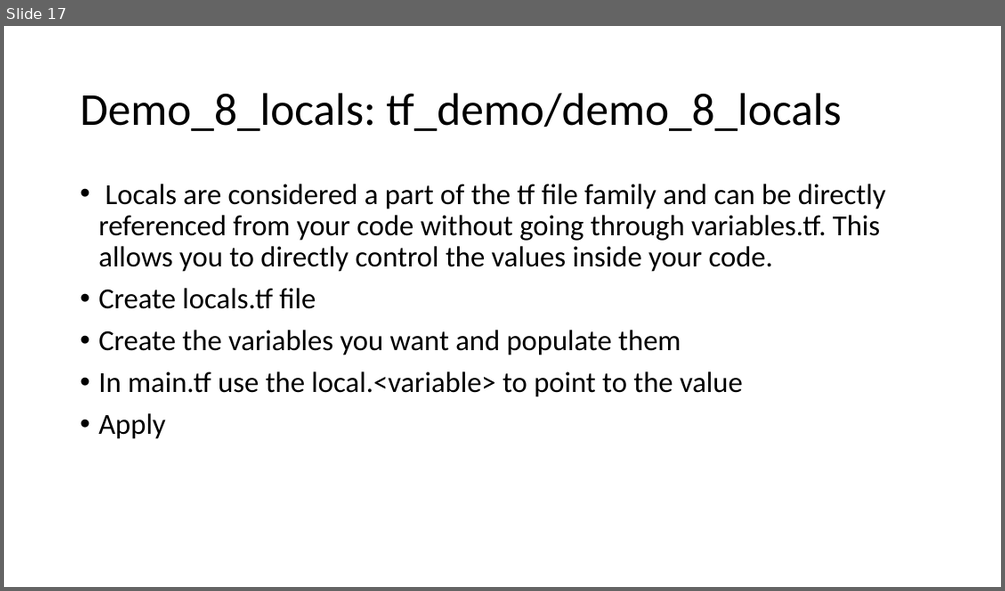
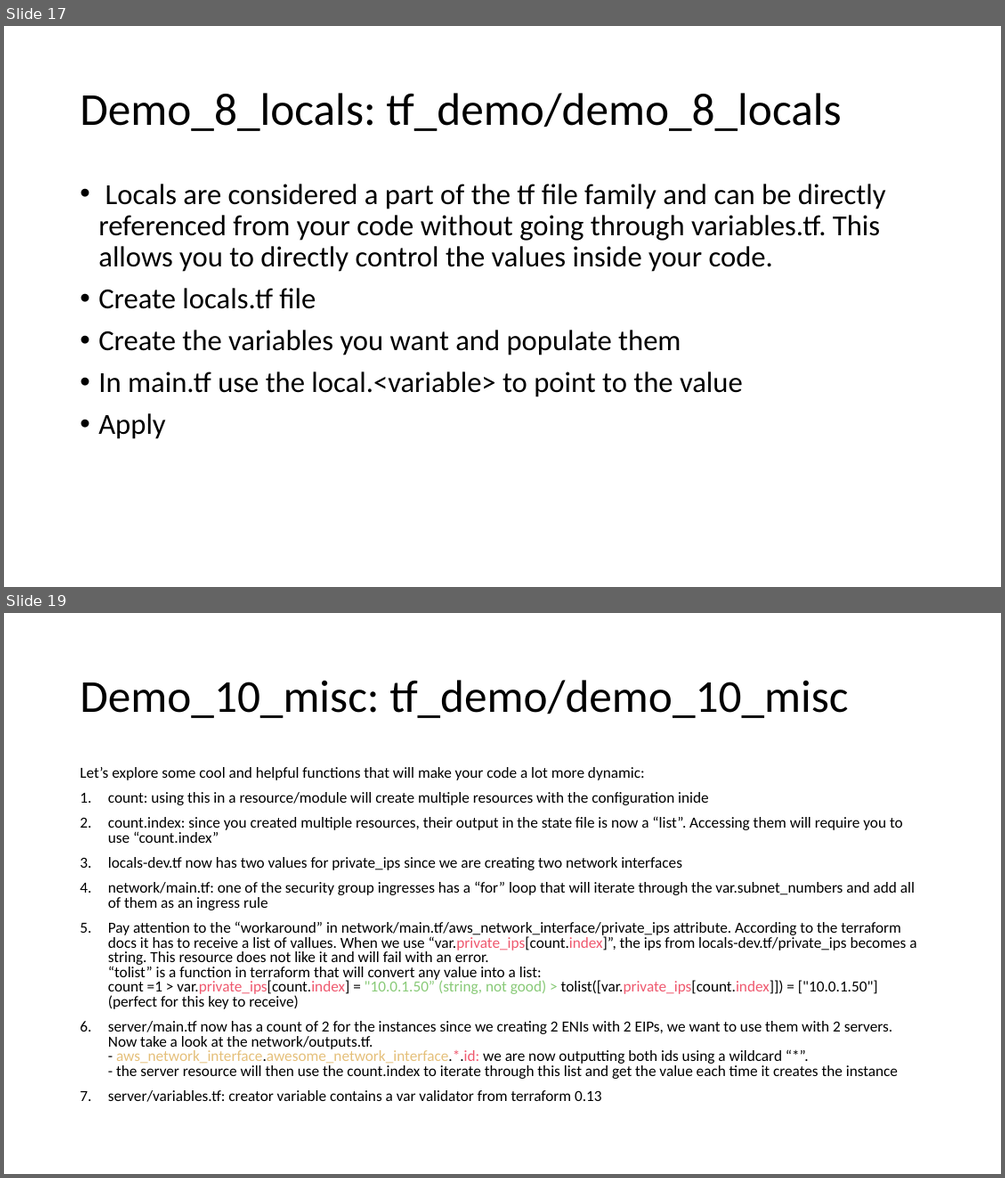
Before and after one commit to JohnMops/tf-demo, a slide deck: tf-demo-presentation.pptx. Shown one above the other, each under a label of ours: slide 17 before the commit, slides 17 and 19 after it; the slides between them are not shown. The pictures are 1005x591 and 1005x1178 pixels, drawn with LibreOffice and Linux fonts; fonts in the diff are those of the drawing. Boxes give left, top, right and bottom in pixels: in the first picture for what was removed or moved away, otherwise in the second. Text is boxed around its words. In the diff, an @@ line names an element or a change of style, - is before the commit and + after.

Commit message:
adding to presentation

```diff
--- a/tf-demo-presentation.pptx
+++ b/tf-demo-presentation.pptx
@@ slide 19 added at <box>4,613,1001,1174</box>, background #FFFFFF @@
@@ title added at <box>80,680,848,718</box>, 44 pt, text #000000 @@
+Demo_10_misc: tf_demo/demo_10_misc
@@ text added at <box>80,767,916,1102</box>, 14.8 pt, text #000000 @@
+Let’s explore some cool and helpful functions that will make your code a lot more dynamic:
+1. count: using this in a resource/module will create multiple resources with the configuration inide
+2. count.index: since you created multiple resources, their output in the state file is now a “list”. Accessing them will require you to use “count.index”
+3. locals-dev.tf now has two values for private_ips since we are creating two network interfaces
+4. network/main.tf: one of the security group ingresses has a “for” loop that will iterate through the var.subnet_numbers and add all of them as an ingress rule
+5. Pay attention to the “workaround” in network/main.tf/aws_network_interface/private_ips attribute. According to the terraform docs it has to receive a list of vallues. When we use “var.private_ips[count.index]”, the ips from locals-dev.tf/private_ips becomes a string. This resource does not like it and will fail with an error.
+   “tolist” is a function in terraform that will convert any value into a list:
+   count =1 > var.private_ips[count.index] = "10.0.1.50” (string, not good) > tolist([var.private_ips[count.index]]) = ["10.0.1.50"] (perfect for this key to receive)
+6. server/main.tf now has a count of 2 for the instances since we creating 2 ENIs with 2 EIPs, we want to use them with 2 servers. Now take a look at the network/outputs.tf.
+   - aws_network_interface.awesome_network_interface.*.id: we are now outputting both ids using a wildcard “*”.
+   - the server resource will then use the count.index to iterate through this list and get the value each time it creates the instance
+7. server/variables.tf: creator variable contains a var validator from terraform 0.13
```
Also in this commit, not shown: 4 other slides added.
